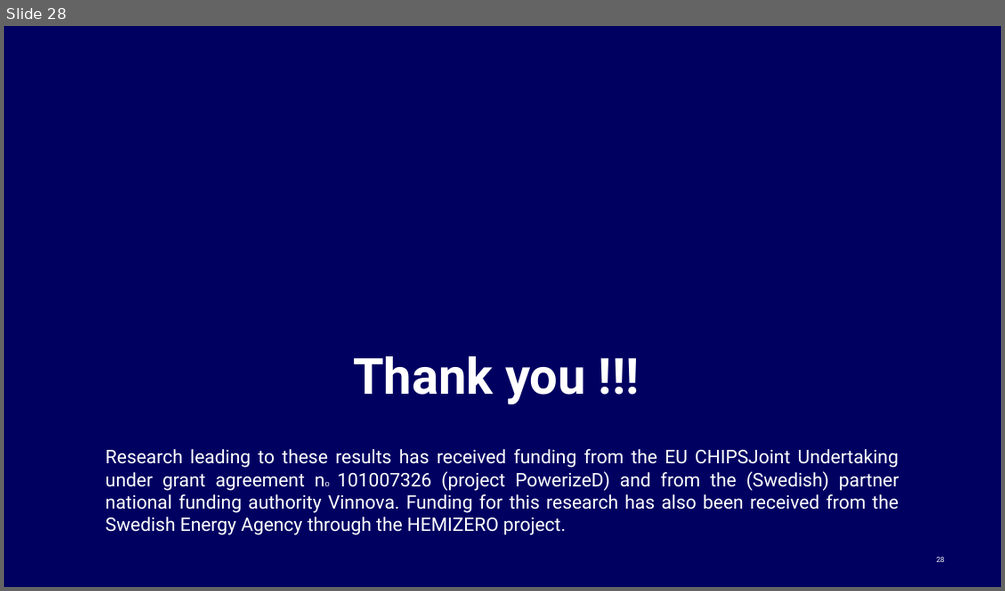
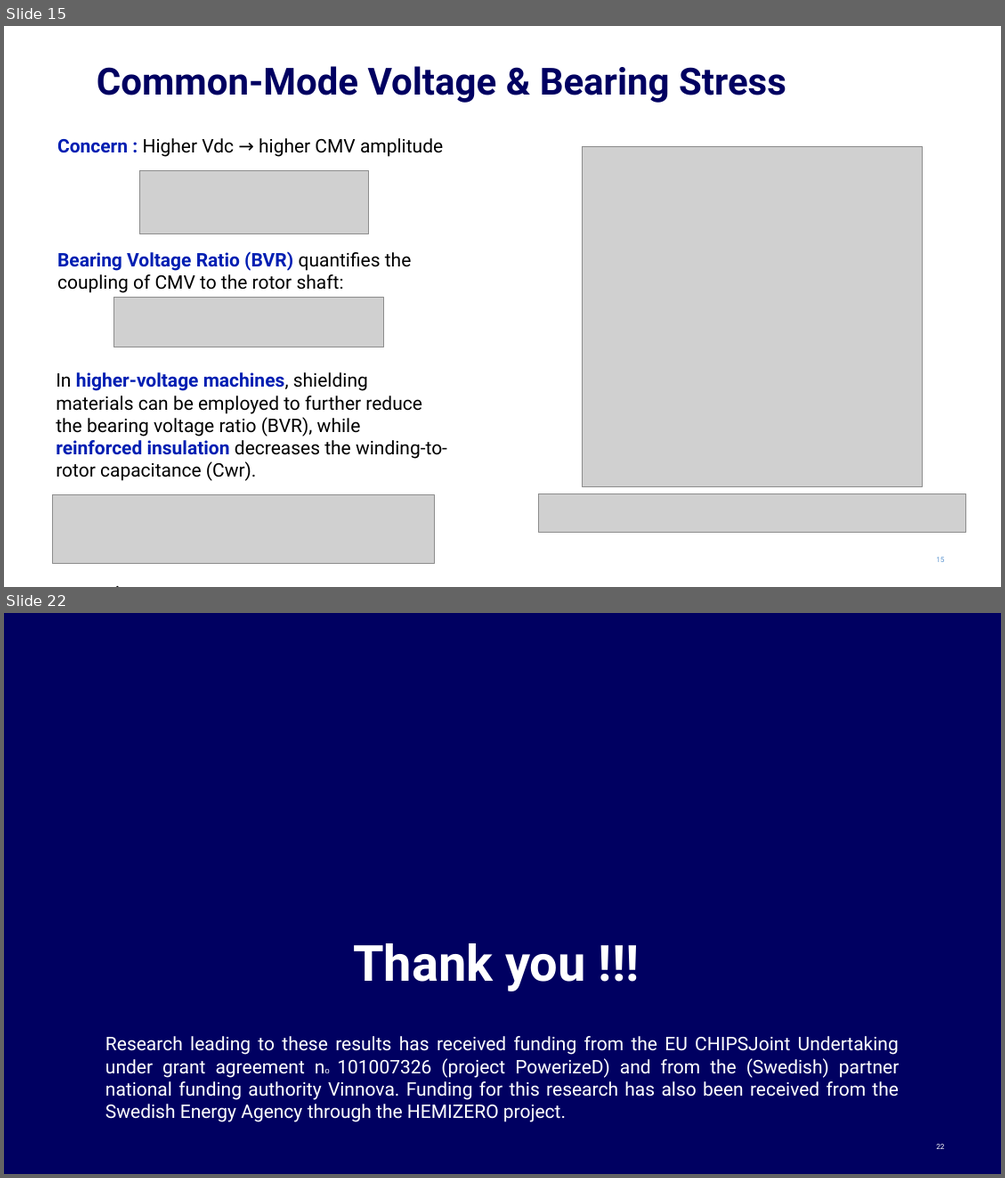
Before and after one commit to EnesAyaz/KTH, a slide deck: PresentationOfMeetings/50PercentSeminar/50PercentEnes.pptx. Shown one above the other, each under a label of ours: slide 28 before the commit, slides 15 and 22 after it; the slides between them are not shown. The pictures are 1005x591 and 1005x1178 pixels, drawn with LibreOffice and Linux fonts; fonts in the diff are those of the drawing; grey boxes stand for pictures; background and template pictures are left out. Boxes give left, top, right and bottom in pixels: in the first picture for what was removed or moved away, otherwise in the second. Text is boxed around its words. In the diff, an @@ line names an element or a change of style, - is before the commit and + after.

```diff
--- a/PresentationOfMeetings/50PercentSeminar/50PercentEnes.pptx
+++ b/PresentationOfMeetings/50PercentSeminar/50PercentEnes.pptx
@@ slide 15 added at <box>4,26,1001,587</box>, background #FFFFFF @@
@@ title added at <box>97,66,786,103</box>, 36 pt, text #000061, bold @@
+Common-Mode Voltage & Bearing Stress
@@ text added at <box>57,138,443,157</box>, 18 pt, text #000000 @@
+Concern : Higher Vdc → higher CMV amplitude
@@ picture added at <box>582,146,922,487</box> @@
@@ picture added at <box>139,170,369,234</box> @@
@@ text added at <box>57,251,412,293</box>, 18 pt, text #000000 @@
+Bearing Voltage Ratio (BVR) quantifies the coupling of CMV to the rotor shaft:
@@ picture added at <box>114,297,383,346</box> @@
@@ text added at <box>56,372,447,481</box>, 18 pt, text #000000 @@
+In higher-voltage machines, shielding materials can be employed to further reduce the bearing voltage ratio (BVR), while reinforced insulation decreases the winding-to-rotor capacitance (Cwr).
@@ picture added at <box>53,495,434,563</box> @@
@@ picture added at <box>539,494,966,532</box> @@
@@ text added at <box>108,543,531,587</box>, 18 pt, text #000000 @@
+.
@@ page number added at <box>936,556,944,562</box>, 7 pt, text #6198D2 @@
+15
@@ what was slide 28 is now slide 22 @@
```
Also in this commit, not shown: 10 slides changed, 9 other slides added, 16 slides removed, 20 other files.
